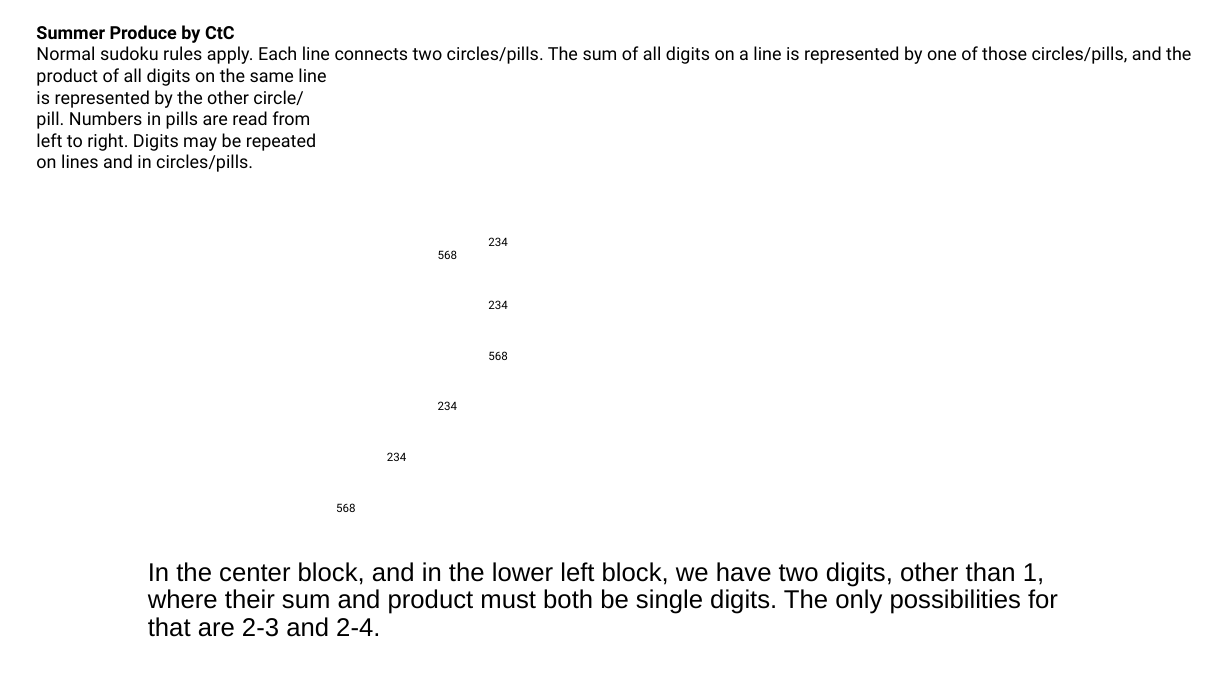
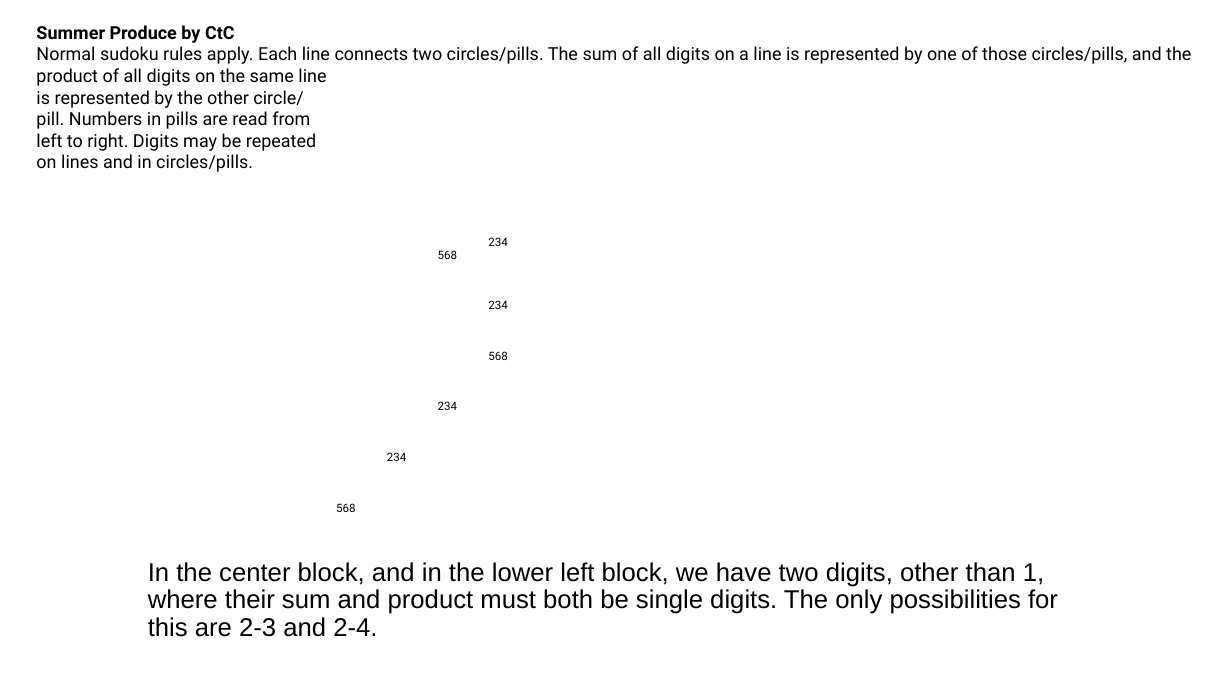
Before and after one commit to jhardis/WSJ_Number_Puzzles, a slide deck: slide 2 of 20261031_2.pptx. Drawn at 1232x693 pixels with LibreOffice and Linux fonts; fonts in the diff are those of the drawing; background and template pictures are left out. Boxes give left, top, right and bottom in pixels: in the first picture for what was removed or moved away, otherwise in the second. Text is boxed around its words. In the diff, an @@ line names an element or a change of style, - is before the commit and + after.

```diff
--- a/20261031_2.pptx
+++ b/20261031_2.pptx
@@ text at box(148, 562, 1058, 637): text changed @@
-In the center block, and in the lower left block, we have two digits, other than 1, where their sum and product must both be single digits. The only possibilities for that are 2-3 and 2-4.
+In the center block, and in the lower left block, we have two digits, other than 1, where their sum and product must both be single digits. The only possibilities for this are 2-3 and 2-4.
```
Also in this commit, not shown: 3 other slides changed, 3 slides removed.
